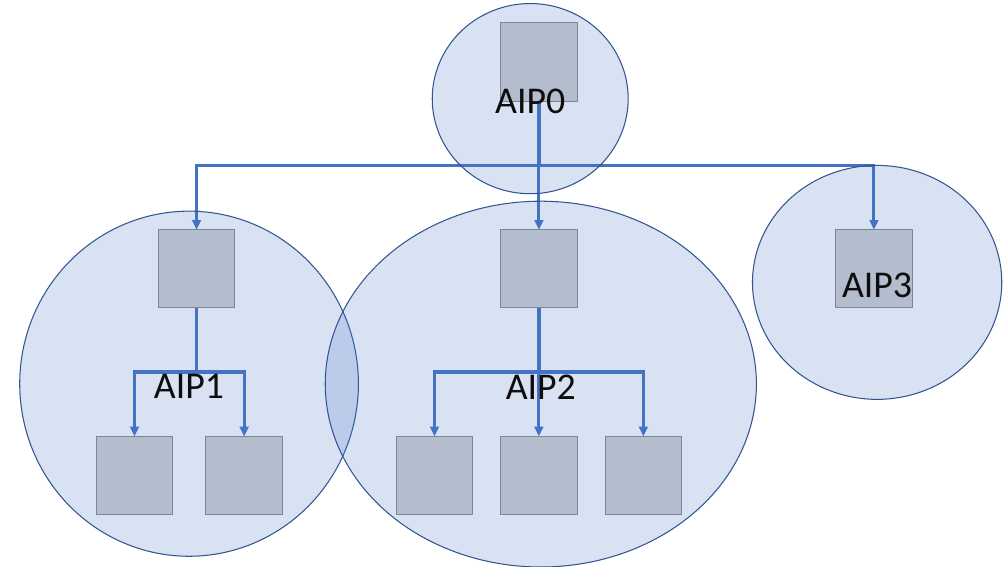
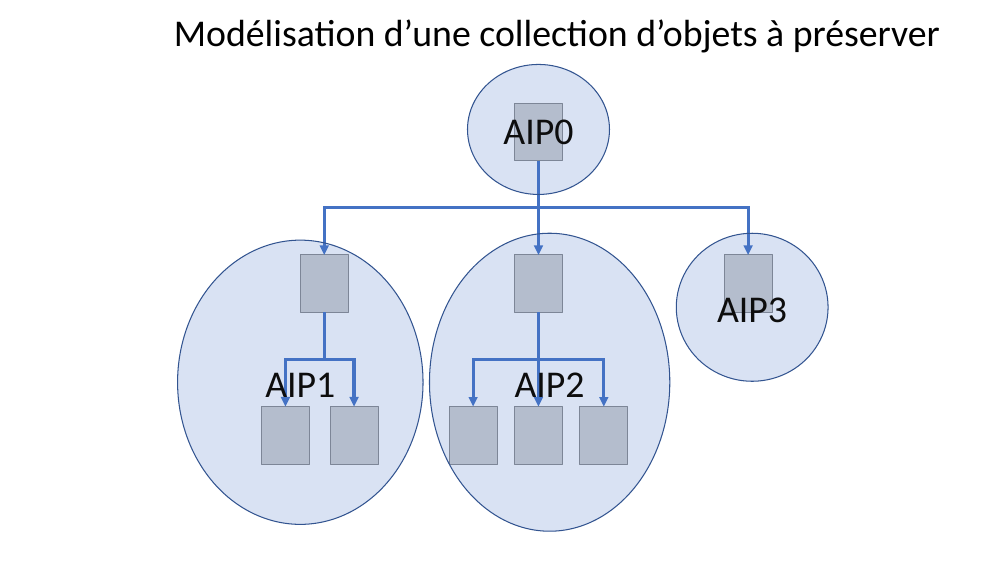
Before and after one commit to jbkrause/semanticpres, a slide deck: slide 3 of media/integration.pptx (slide 2 before the commit). Drawn at 1008x567 pixels with LibreOffice and Linux fonts; fonts in the diff are those of the drawing; grey boxes stand for pictures. Boxes give left, top, right and bottom in pixels: in the first picture for what was removed or moved away, otherwise in the second. Text is boxed around its words. In the diff, an @@ line names an element or a change of style, - is before the commit and + after.

```diff
--- a/media/integration.pptx
+++ b/media/integration.pptx
@@ text added at [174,19,940,53], 36 pt, text #000000 @@
+Modélisation d’une collection d’objets à préserver
@@ ellipse "AIP0": place and size @@
-ellipse "AIP0" at [433,4,628,194]
+ellipse "AIP0" at [467,64,609,194]
@@ picture: place and size @@
-picture at [501,23,577,101]
+picture at [515,104,563,161]
@@ elbow arrow moved from (539, 101) - (197, 230) to (538, 161) - (324, 255) @@
@@ arrow moved from (539, 101) - (539, 230) to (538, 161) - (538, 255) @@
@@ elbow arrow moved from (539, 101) - (874, 230) to (538, 161) - (749, 255) @@
@@ ellipse "AIP2": place and size @@
-ellipse "AIP2" at [325,201,756,567]
+ellipse "AIP2" at [430,234,670,532]
@@ ellipse "AIP3": place and size @@
-ellipse "AIP3" at [752,166,1002,399]
+ellipse "AIP3" at [677,234,829,382]
@@ ellipse "AIP1": place and size @@
-ellipse "AIP1" at [20,211,358,557]
+ellipse "AIP1" at [178,240,423,525]
@@ picture: place and size @@
-picture at [158,230,234,309]
+picture at [300,255,348,312]
@@ picture: place and size @@
-picture at [501,230,577,309]
+picture at [515,255,563,312]
@@ picture: place and size @@
-picture at [836,230,912,309]
+picture at [724,255,772,312]
@@ elbow arrow moved from (197, 308) - (244, 436) to (324, 312) - (286, 407) @@
@@ elbow arrow moved from (197, 308) - (135, 436) to (324, 312) - (354, 407) @@
@@ elbow arrow moved from (539, 308) - (435, 436) to (538, 312) - (473, 407) @@
@@ arrow moved from (539, 308) - (539, 436) to (538, 312) - (538, 407) @@
@@ elbow arrow moved from (539, 308) - (644, 436) to (538, 312) - (604, 407) @@
@@ picture: place and size @@
-picture at [206,436,282,515]
+picture at [262,407,309,464]
@@ picture: place and size @@
-picture at [96,436,172,515]
+picture at [330,407,378,464]
@@ picture: place and size @@
-picture at [396,436,473,515]
+picture at [449,407,497,464]
@@ picture: place and size @@
-picture at [501,436,577,515]
+picture at [515,407,563,464]
@@ picture: place and size @@
-picture at [605,436,681,515]
+picture at [580,407,628,464]
```
Also in this commit, not shown: 1 other slide changed, 3 slides added, 4 other files.
